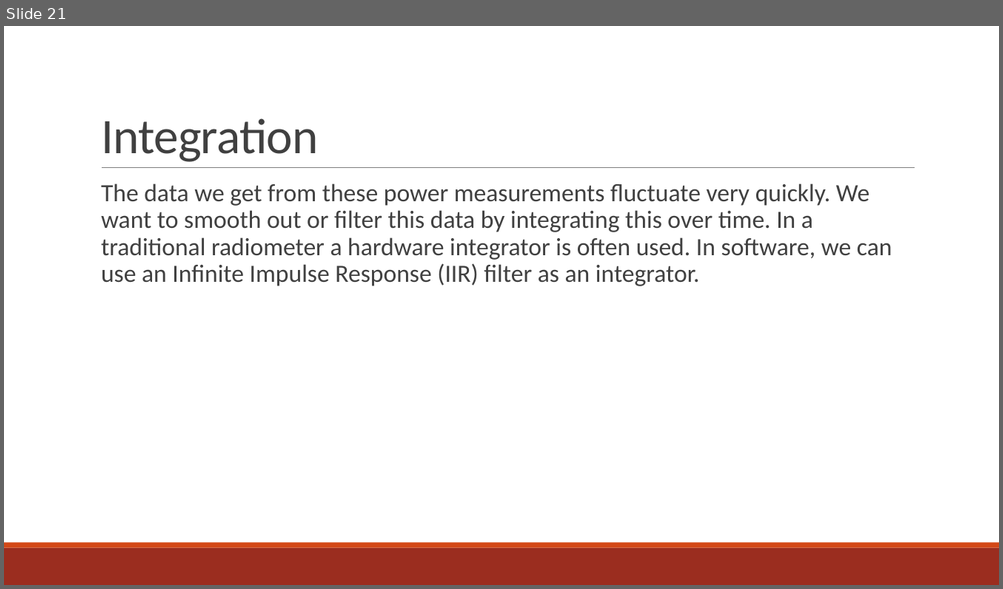
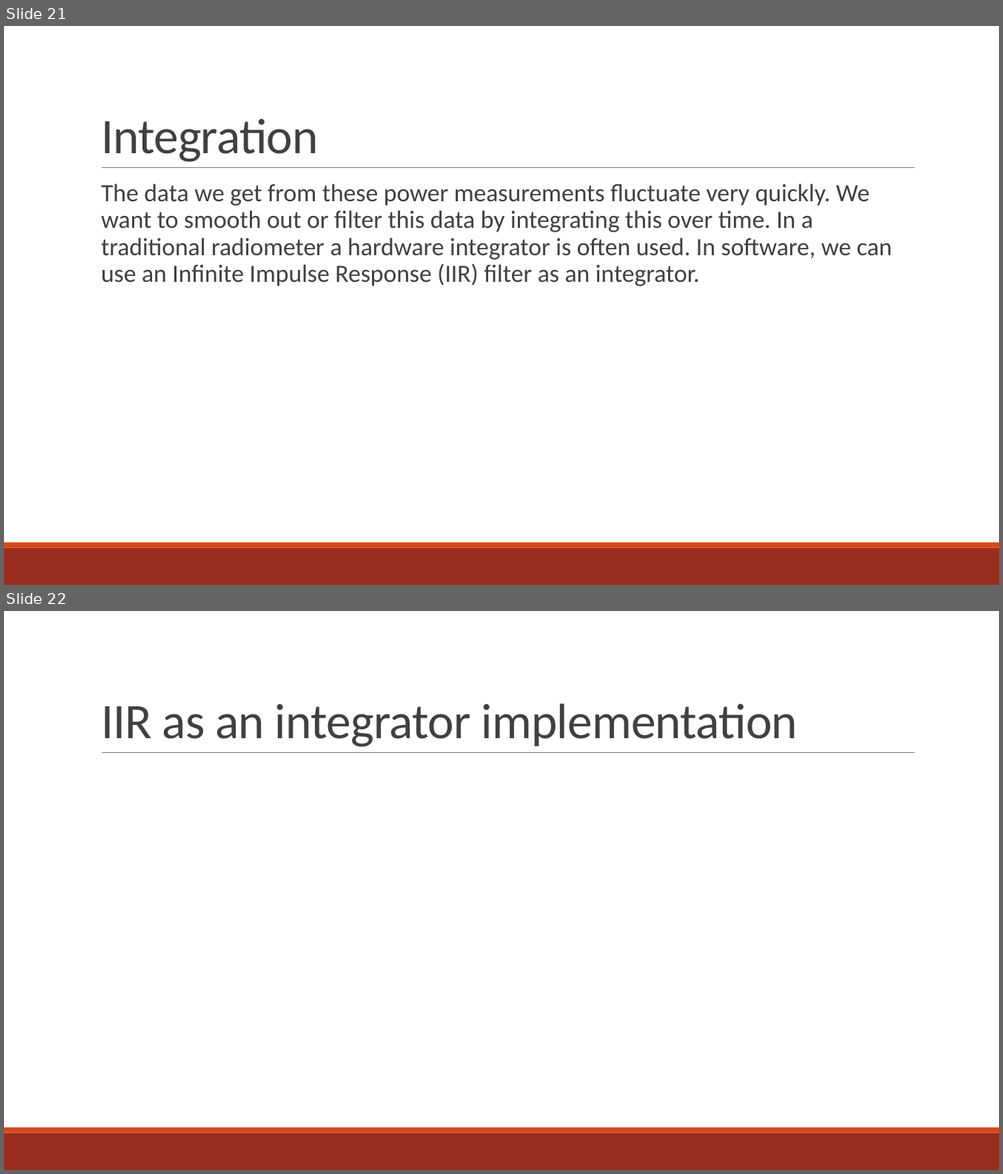
Before and after one commit to matgyver/Radiometer-SDR-Thesis, a slide deck: Presentation/Final Oral Presentation.pptx. Shown one above the other, each under a label of ours: slide 21 before the commit, slides 21 and 22 after it. The pictures are 1003x589 and 1003x1174 pixels, drawn with LibreOffice and Linux fonts; fonts in the diff are those of the drawing; grey boxes stand for pictures. Boxes give left, top, right and bottom in pixels: in the first picture for what was removed or moved away, otherwise in the second. Text is boxed around its words. In the diff, an @@ line names an element or a change of style, - is before the commit and + after.

```diff
--- a/Presentation/Final Oral Presentation.pptx
+++ b/Presentation/Final Oral Presentation.pptx
@@ slide 22 added at (4,611,999,1170), background #FFFFFF; not listed: 3 template elements that a slide beside it also shows @@
@@ title added at (101,703,798,747), 48 pt, text #404040 @@
+IIR as an integrator implementation
```
Also in this commit, not shown: 14 other slides added.
